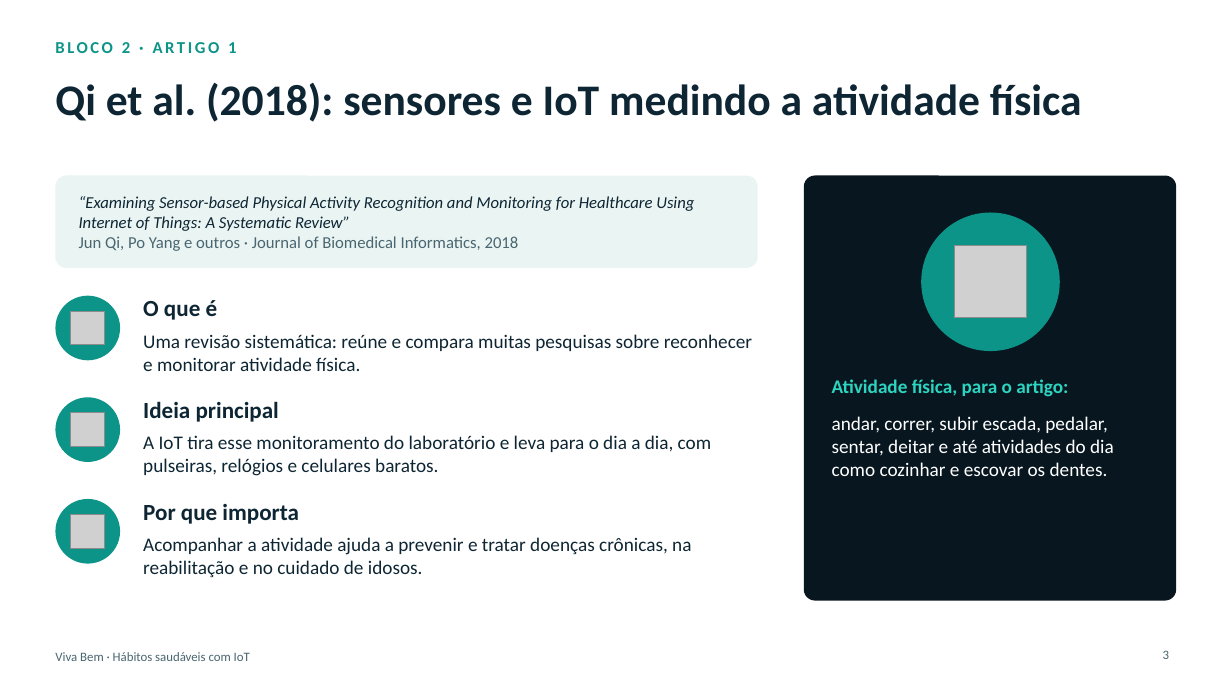
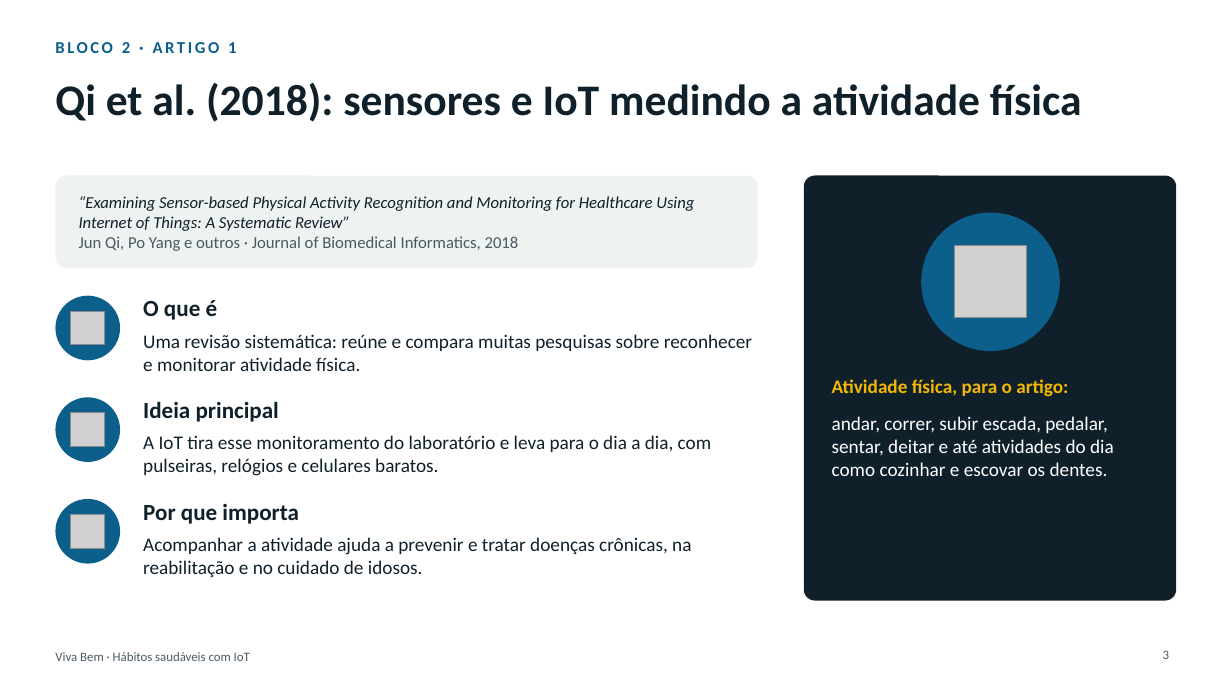
Before and after one commit to sergio-stanley/viva-bem, a slide deck: slide 3 of apresentacao/Viva-Bem-apresentacao.pptx. Drawn at 1232x693 pixels with LibreOffice and Linux fonts; fonts in the diff are those of the drawing; grey boxes stand for pictures. Boxes give left, top, right and bottom in pixels: in the first picture for what was removed or moved away, otherwise in the second. Text is boxed around its words. In the diff, an @@ line names an element or a change of style, - is before the commit and + after.

```diff
--- a/apresentacao/Viva-Bem-apresentacao.pptx
+++ b/apresentacao/Viva-Bem-apresentacao.pptx
@@ text "BLOCO 2 · ARTIGO 1" at (x1=55, y1=42, x2=236, y2=53): text colour #0D9488 to #0B5F8A @@
@@ rounded rectangle at (x1=804, y1=176, x2=1177, y2=601): fill #07161F to #10202A @@
@@ fill #0D9488 to #0B5F8A in 4 elements at (x1=55, y1=296, x2=120, y2=360), (x1=55, y1=397, x2=120, y2=462), (x1=55, y1=499, x2=120, y2=564), (x1=921, y1=213, x2=1060, y2=351) @@
@@ text "Atividade física, para o artigo:" at (x1=832, y1=379, x2=1068, y2=397): text colour #2DD4BF to #F2B705 @@
```
Also in this commit, not shown: 13 other slides changed, 3 other files.
